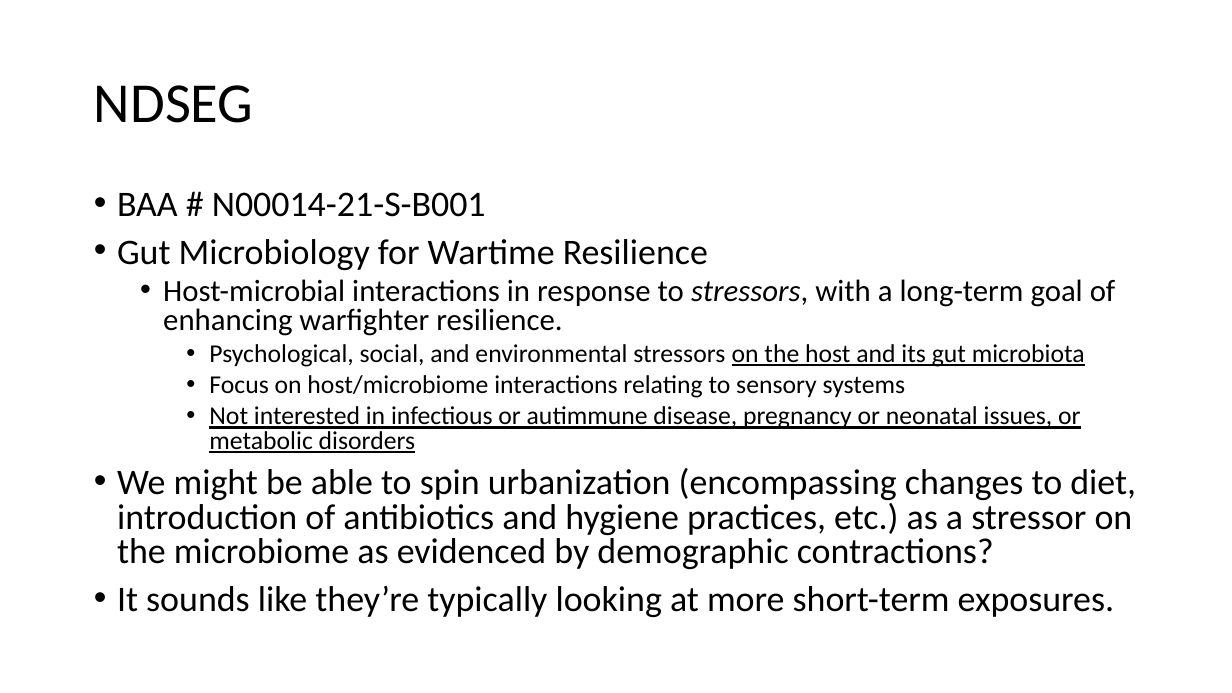
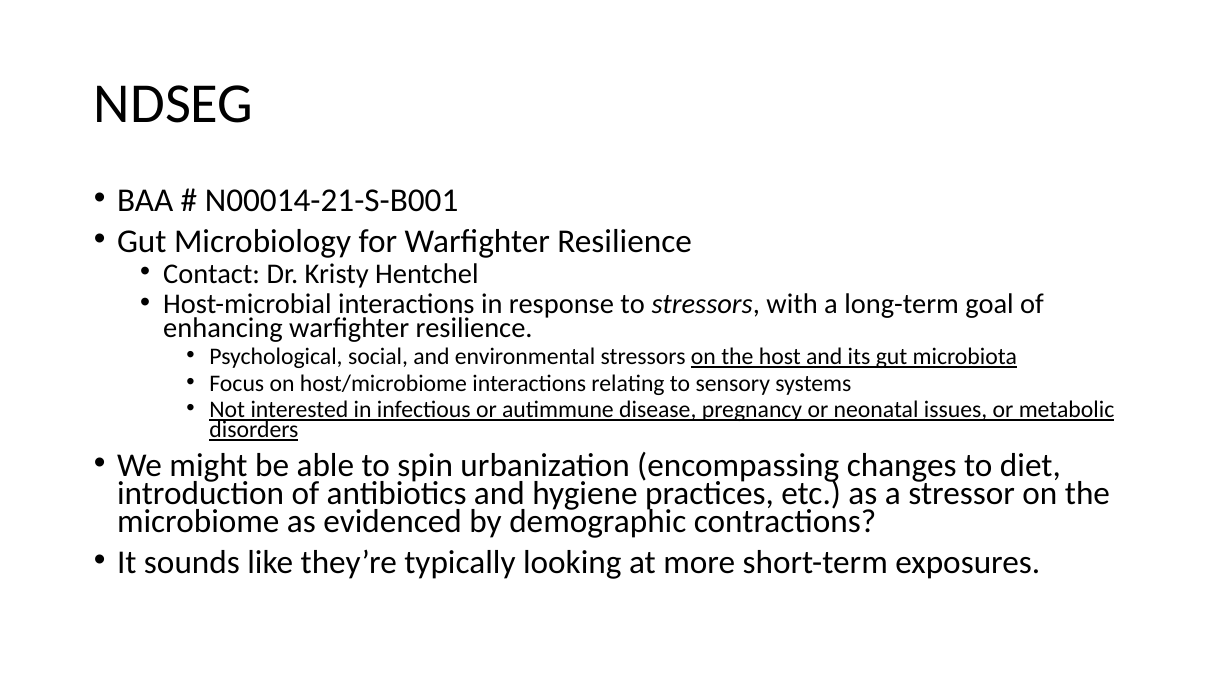
Before and after one commit to jon-mah/demo_for_ccgb, a slide deck: slide 4 of Summary/20211028_microbiome_demography_slides.pptx. Drawn at 1232x693 pixels with LibreOffice and Linux fonts; fonts in the diff are those of the drawing. Boxes give left, top, right and bottom in pixels: in the first picture for what was removed or moved away, otherwise in the second. Text is boxed around its words. In the diff, an @@ line names an element or a change of style, - is before the commit and + after.

```diff
--- a/Summary/20211028_microbiome_demography_slides.pptx
+++ b/Summary/20211028_microbiome_demography_slides.pptx
@@ text at (x1=117, y1=189, x2=1115, y2=579): size 28 to 25.9 pt in "BAA # N00014-21-S-B001", "We might be able to spin urbanization ...", "It sounds like they’re typically looking at ..."; size 24 to 22.2 pt in "Host-microbial interactions in response to stressors, with ..."; size 20 to 18.5 pt in "Psychological, social, and environmental stressors on the ...", "Focus on host/microbiome interactions relating to sensory ...", "Not interested in infectious or autimmune disease, ..."; line spacing 0.8 to 0.7 @@
@@ text at (x1=117, y1=229, x2=691, y2=288): text changed; size 28 to 25.9 pt @@
-• Gut Microbiology for Wartime Resilience
+• Gut Microbiology for Warfighter Resilience
+  • Contact: Dr. Kristy Hentchel
```
Also in this commit, not shown: 1 other slide changed, 2 slides added, 5 other files.
